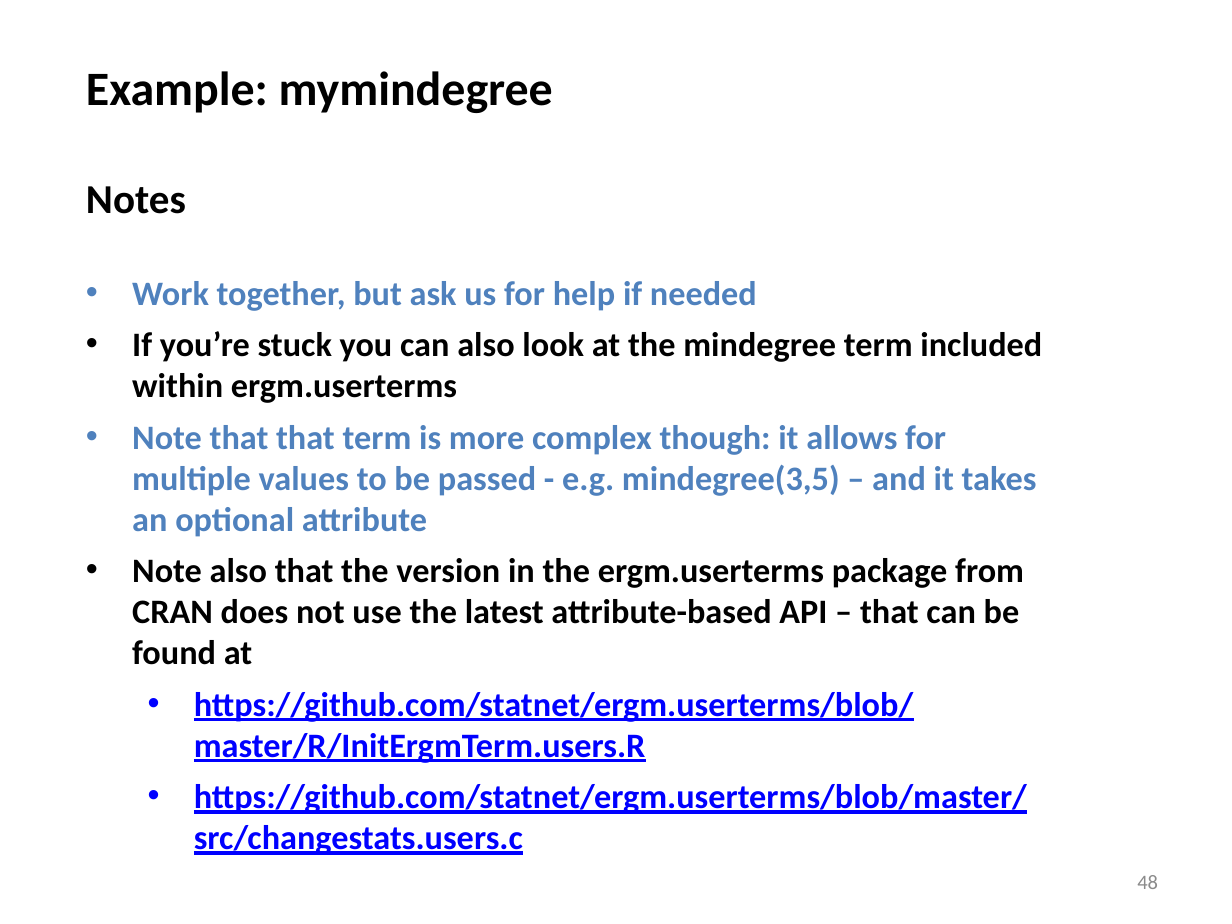
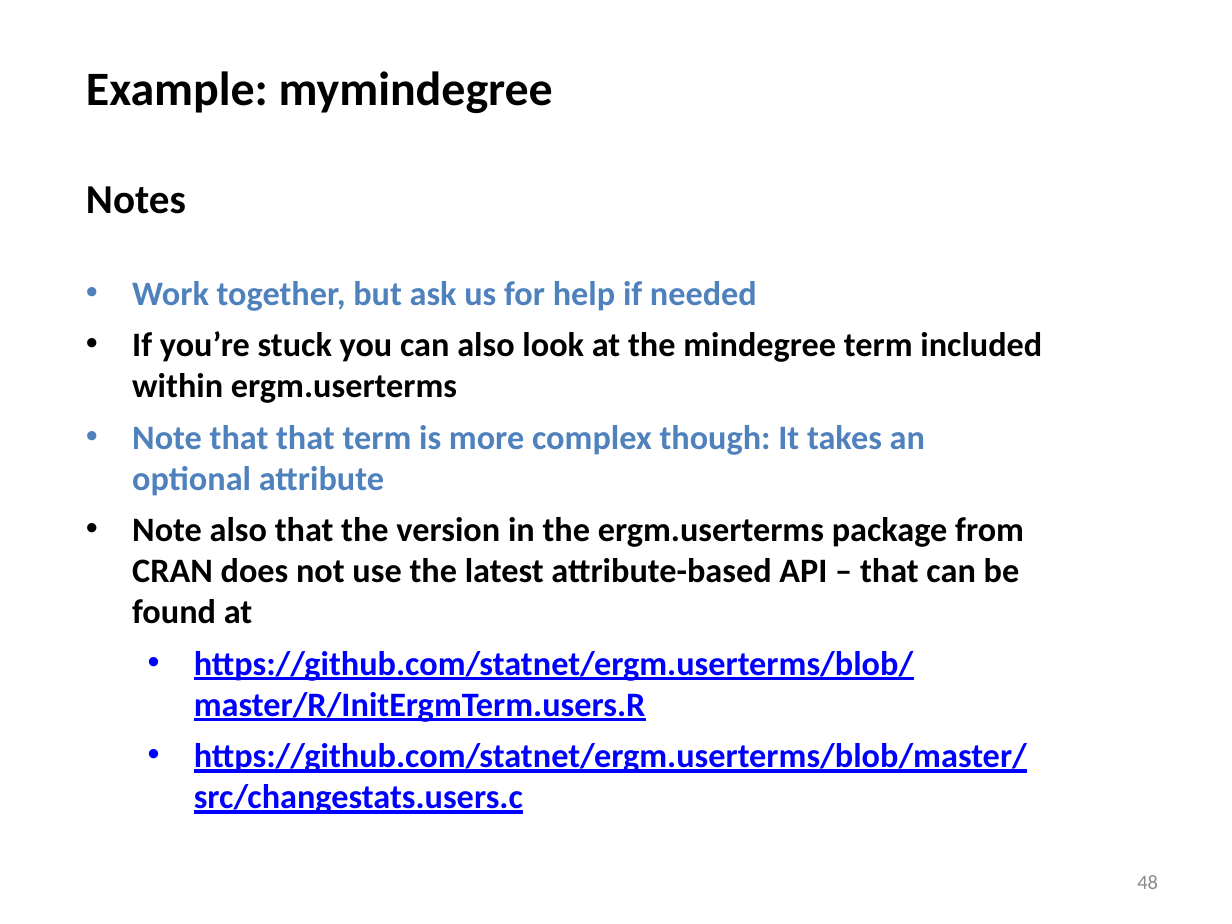
Before and after one commit to statnet/Workshops----OBSOLETE, a slide deck: slide 48 of ergm.userterms/EUT tutorial slides.pptx. Drawn at 1232x924 pixels with LibreOffice and Linux fonts; fonts in the diff are those of the drawing. Boxes give left, top, right and bottom in pixels: in the first picture for what was removed or moved away, otherwise in the second. Text is boxed around its words. In the diff, an @@ line names an element or a change of style, - is before the commit and + after.

```diff
--- a/ergm.userterms/EUT tutorial slides.pptx
+++ b/ergm.userterms/EUT tutorial slides.pptx
@@ text at [132, 425, 925, 496]: text changed @@
-• Note that that term is more complex though: it allows for multiple values to be passed - e.g. mindegree(3,5) – and it takes an optional attribute
+• Note that that term is more complex though: It takes an optional attribute
```
Also in this commit, not shown: 14 other slides changed.
